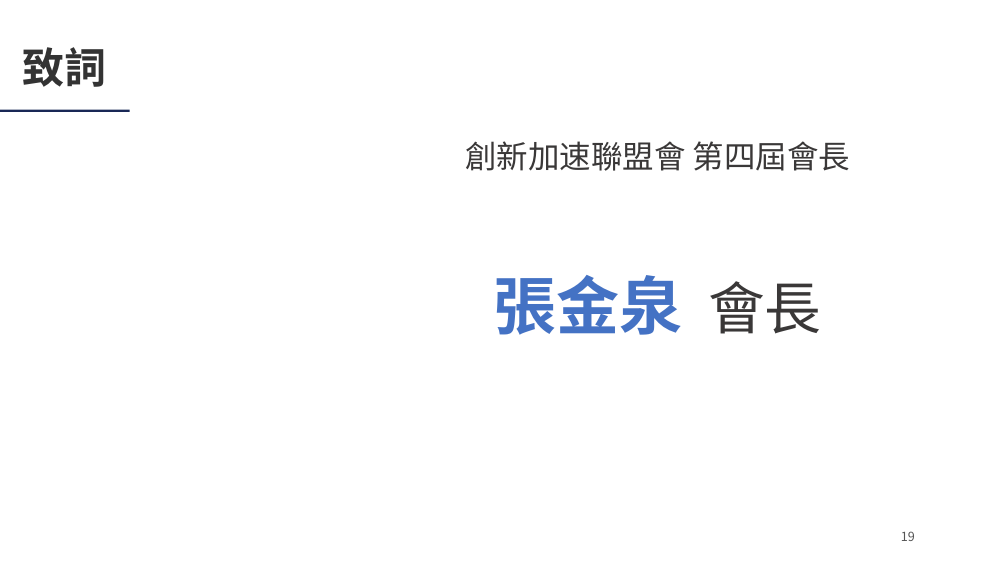
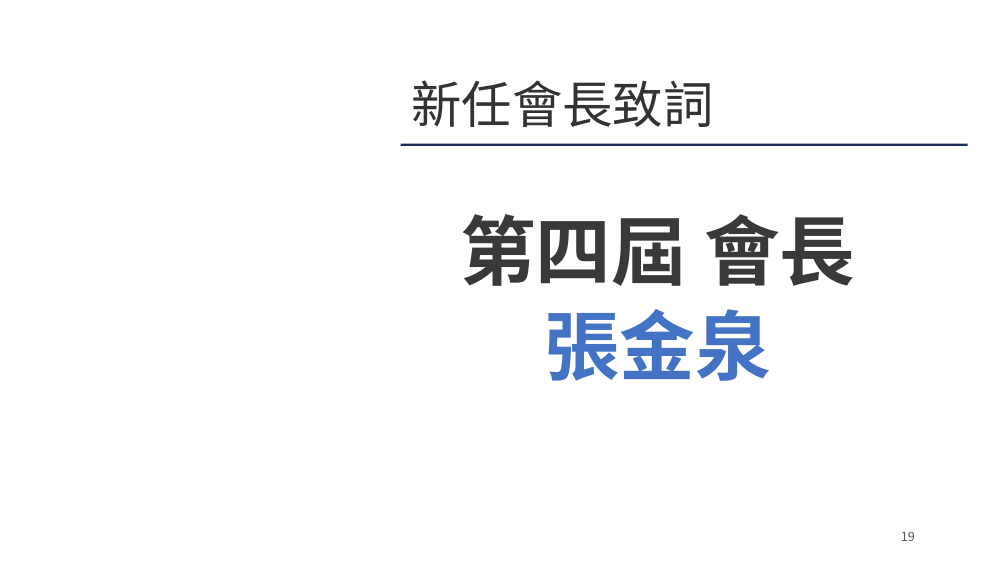
Before and after one commit to Ericliang680928/IAA, a slide deck: slide 19 of 20261204/agm/IAA會員大會簡報_20261204.pptx. Drawn at 1008x567 pixels with LibreOffice and Linux fonts; fonts in the diff are those of the drawing; background and template pictures are left out. Boxes give left, top, right and bottom in pixels: in the first picture for what was removed or moved away, otherwise in the second. Text is boxed around its words. In the diff, an @@ line names an element or a change of style, - is before the commit and + after.

```diff
--- a/20261204/agm/IAA會員大會簡報_20261204.pptx
+++ b/20261204/agm/IAA會員大會簡報_20261204.pptx
@@ text at bbox=[411, 80, 713, 127]: text changed; size 40 to 48 pt; bold off @@
-致詞
+新任會長致詞
@@ rectangle: place and size @@
-rectangle at bbox=[0, 110, 130, 112]
+rectangle at bbox=[401, 144, 968, 146]
@@ text at bbox=[460, 214, 855, 381]: text changed; size 30 to 72 pt; bold on @@
-創新加速聯盟會 第四屆會長
+第四屆 會長
+張金泉
@@ text removed at bbox=[494, 275, 821, 335] @@
-張金泉 會長
```
Also in this commit, not shown: 5 other slides changed, 3 other files.
